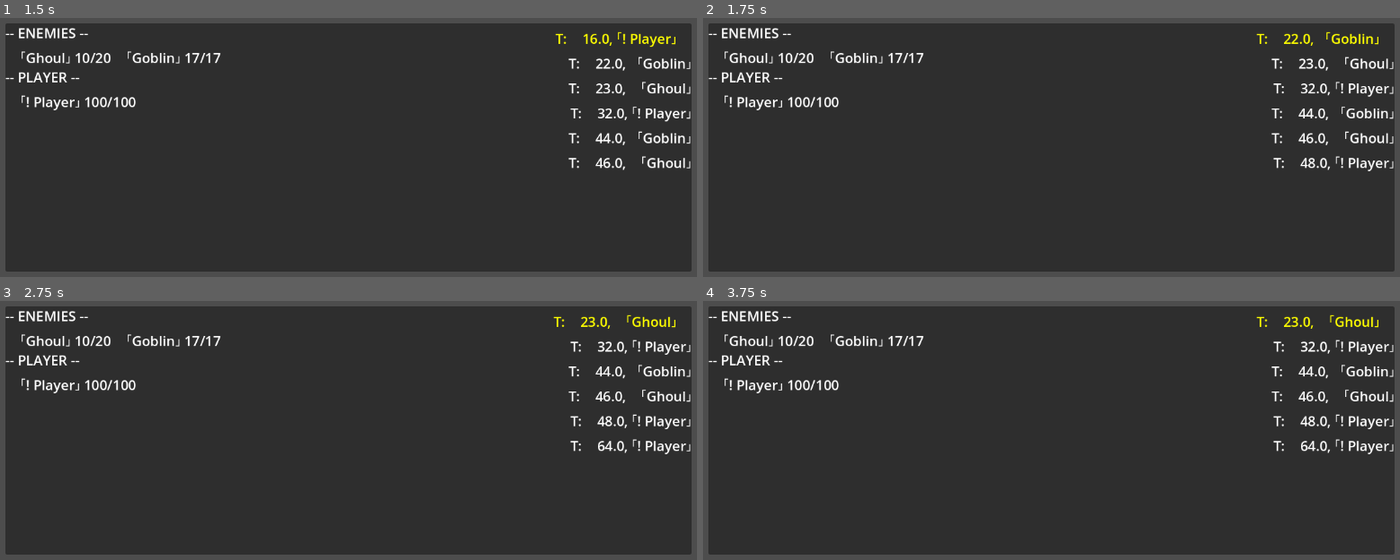
Above: before the commit, frames 1-4 (two rows, left to right).
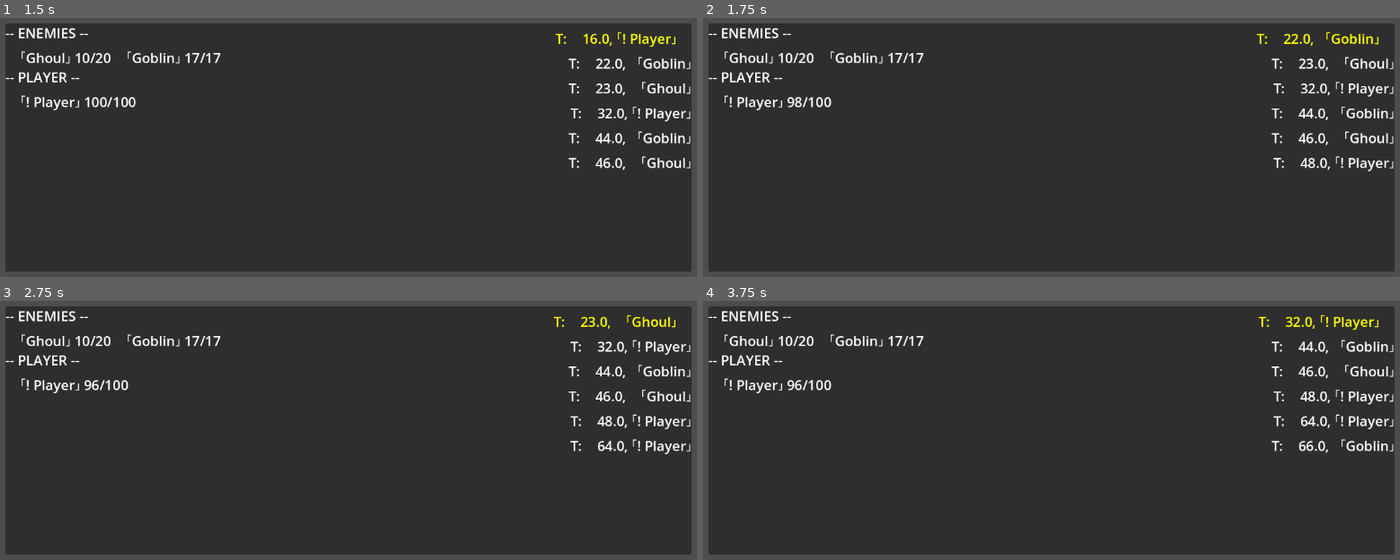
Above: after the commit, the same moments.

Repository: ShaneOMalley/RPGTest
Game: Godot game, scene res://ui/battle/debug_battle.tscn
The game is run twice, just before and just after one commit, with the same random seed, the same clock (stepped at 60 frames per second) and the same inputs. Before the commit the project starts from res://ui/debug_battle.tscn.
Inputs:
- Up to frame 1 (1.5 s): tap Enter (ui_accept) at 0.5, 1.35 s; hold Enter (ui_accept) 0.53-1.28 s
- Up to frame 2 (1.75 s): tap Enter (ui_accept) at 1.52 s
- Up to frame 3 (2.75 s): tap Enter (ui_accept) at 1.82, 2 s; hold Enter (ui_accept) from 2.03 s (still down)
- Up to frame 4 (3.75 s): release Enter (ui_accept) at 2.78 s; tap Enter (ui_accept) at 2.85, 3.02, 3.32, 3.5 s; hold Enter (ui_accept) from 3.53 s (still down)

Frame 1 is identical in both runs. In frame 2, 0.2% of the frame differs, in the area x 12-20%, y 30-35%; in frame 3, 0.2%; in frame 4, 1.8%, in the area x 12-99%, y 5-60%.

Commit message:
start on battle UI - add basic UI shell, enemy ui, battle_ui script

Diff:
--- a/scripts/game/battle/battle_manager.gd
+++ b/scripts/game/battle/battle_manager.gd
@@ -10,7 +10,7 @@
 
 # todo: just make these public?
 var _turns: Array[BattleTurn]
-var _battle_time: float = 0
+# var _battle_time: float = 0
 var _state_machine: FSMBattle
 
 ## state getters
@@ -69,6 +69,7 @@
 	var enemy_1 = BattleParticipant.new()
 	enemy_1.participant_name = "Ghoul"
 	enemy_1.agility = 7
+	enemy_1.strength = 2
 	enemy_1.max_hp = 20
 	enemy_1.hp = 20
 	enemy_1.affiliation = Affiliation.ENEMY
@@ -76,6 +77,7 @@
 	var enemy_2 = BattleParticipant.new()
 	enemy_2.participant_name = "Goblin"
 	enemy_2.agility = 8
+	enemy_2.strength = 2
 	enemy_2.max_hp = 17
 	enemy_2.hp = 17
 	enemy_2.affiliation = Affiliation.ENEMY
@@ -128,6 +130,7 @@
 func _setup_battle():
 	_test_add_participants()
 
+	# TODO: Maybe let this be done in a setup state?
 	_build_turns_list(MAX_TURNS)
 
 	_state_machine = FSMBattle.new()
--- a/scripts/game/battle/fsm/state_battle_turn_decision_enemy.gd
+++ b/scripts/game/battle/fsm/state_battle_turn_decision_enemy.gd
@@ -1,7 +1,11 @@
 class_name StateBattleTurnDecisionEnemy extends StateBattleTurnDecision
 
+func _make_attack() -> BattleAbility:
+	var attack = BattleAbility.BattleAbilityAttack.new()
+	attack.source = BattleManager.get_current_turn().participant
+	attack.target = BattleManager.test_get_player()
+	return attack
+
 func update(_delta: float) -> void:
-	if Input.is_action_pressed("ui_accept"):
-		var attack = BattleAbility.BattleAbilityPass.new()
-		attack.source = BattleManager.get_current_turn().participant
-		BattleManager.queue_ability(attack)
+	var attack = _make_attack()
+	BattleManager.queue_ability(attack)
--- /dev/null
+++ b/scripts/ui/battle/ui_enemy.gd
@@ -0,0 +1,14 @@
+class_name UIEnemy extends TextureRect
+
+var _participant_id: StringName
+var _hp: int
+var _max_hp: int
+
+func update_hp(hp: int, max_hp: int) -> void:
+    $HPText.text = "%d/%d" % [hp, max_hp]
+    _hp = hp
+    _max_hp = max_hp
+
+func handle_hit(damage: int) -> void:
+    update_hp(_hp - damage, _max_hp)
+    # TODO: Hit effect, make lost health bar section
--- /dev/null
+++ b/scripts/ui/battle_ui.gd
@@ -0,0 +1,21 @@
+extends Control
+
+@export var enemy_template: Resource
+
+var _enemies: Dictionary[StringName, UIEnemy]
+
+func add_enemy(id: StringName, hp: int, max_hp: int) -> void:
+	# var ui_enemy := load("res://scenes/ui_enemy.tscn").instantiate() as UIEnemy
+	var ui_enemy := enemy_template.instantiate() as UIEnemy
+	assert(ui_enemy)
+
+	_enemies[id] = ui_enemy
+
+	$EnemiesContainer.add_child(ui_enemy)
+
+	ui_enemy.update_hp(hp, max_hp)
+
+func _ready() -> void:
+	add_enemy("fucker", 20, 20)
+	add_enemy("cunt", 30, 30)
+	pass
--- /dev/null
+++ b/ui/battle/battle_ui.tscn
@@ -0,0 +1,87 @@
+[gd_scene load_steps=3 format=3 uid="uid://by8ko4w2dgslh"]
+
+[ext_resource type="PackedScene" uid="uid://bk3tvyhf7s8eg" path="res://ui/battle/ui_enemy.tscn" id="1_02iql"]
+[ext_resource type="Script" uid="uid://pkhib2brsl7a" path="res://scripts/ui/battle_ui.gd" id="1_6je2w"]
+
+[node name="BattleUI" type="Control"]
+layout_mode = 3
+anchors_preset = 15
+anchor_right = 1.0
+anchor_bottom = 1.0
+grow_horizontal = 2
+grow_vertical = 2
+script = ExtResource("1_6je2w")
+enemy_template = ExtResource("1_02iql")
+
+[node name="EnemiesContainer" type="HBoxContainer" parent="."]
+layout_mode = 1
+anchors_preset = 5
+anchor_left = 0.5
+anchor_right = 0.5
+offset_left = -50.0
+offset_top = 101.0
+offset_right = 50.0
+offset_bottom = 201.0
+grow_horizontal = 2
+
+[node name="Enemy" parent="EnemiesContainer" instance=ExtResource("1_02iql")]
+visible = false
+layout_mode = 2
+
+[node name="PlayerPartyContainer" type="HBoxContainer" parent="."]
+layout_mode = 1
+anchors_preset = 7
+anchor_left = 0.5
+anchor_top = 1.0
+anchor_right = 0.5
+anchor_bottom = 1.0
+offset_left = -406.0
+offset_top = -94.0
+offset_right = 394.0
+grow_horizontal = 2
+grow_vertical = 0
+alignment = 1
+
+[node name="ColorRect" type="ColorRect" parent="PlayerPartyContainer"]
+layout_mode = 2
+size_flags_horizontal = 3
+
+[node name="ColorRect2" type="ColorRect" parent="PlayerPartyContainer"]
+layout_mode = 2
+size_flags_horizontal = 3
+
+[node name="ColorRect3" type="ColorRect" parent="PlayerPartyContainer"]
+layout_mode = 2
+size_flags_horizontal = 3
+
+[node name="ColorRect4" type="ColorRect" parent="PlayerPartyContainer"]
+layout_mode = 2
+size_flags_horizontal = 3
+
+[node name="PlayerPartyContainer2" type="HBoxContainer" parent="."]
+layout_mode = 1
+anchors_preset = 7
+anchor_left = 0.5
+anchor_top = 1.0
+anchor_right = 0.5
+anchor_bottom = 1.0
+offset_left = -404.0
+offset_top = -348.0
+offset_right = 396.0
+offset_bottom = -100.0
+grow_horizontal = 2
+grow_vertical = 0
+alignment = 1
+
+[node name="Control" type="Control" parent="PlayerPartyContainer2"]
+layout_mode = 2
+size_flags_horizontal = 3
+
+[node name="ColorRect" type="ColorRect" parent="PlayerPartyContainer2"]
+layout_mode = 2
+size_flags_horizontal = 3
+size_flags_stretch_ratio = 2.0
+
+[node name="Control2" type="Control" parent="PlayerPartyContainer2"]
+layout_mode = 2
+size_flags_horizontal = 3
--- /dev/null
+++ b/ui/battle/ui_enemy.tscn
@@ -0,0 +1,21 @@
+[gd_scene load_steps=3 format=3 uid="uid://bk3tvyhf7s8eg"]
+
+[ext_resource type="Texture2D" uid="uid://xoit6n18vqp2" path="res://res/sprites/enemies/test_enemy_idle_1.png" id="1_bhddf"]
+[ext_resource type="Script" uid="uid://dml8tis66ysy5" path="res://scripts/ui/battle/ui_enemy.gd" id="2_8aegp"]
+
+[node name="Enemy" type="TextureRect"]
+custom_minimum_size = Vector2(100, 100)
+texture = ExtResource("1_bhddf")
+expand_mode = 2
+script = ExtResource("2_8aegp")
+
+[node name="HPText" type="RichTextLabel" parent="."]
+layout_mode = 1
+offset_left = 1.0
+offset_top = -12.0
+offset_right = 67.0
+offset_bottom = 13.0
+text = "test/test
+"
+fit_content = true
+autowrap_mode = 0
Not shown, added: scripts/ui/battle/ui_enemy.gd.uid
Not shown, added: scripts/ui/battle_ui.gd.uid
Renamed: ui/debug_battle.tscn -> ui/battle/debug_battle.tscn
